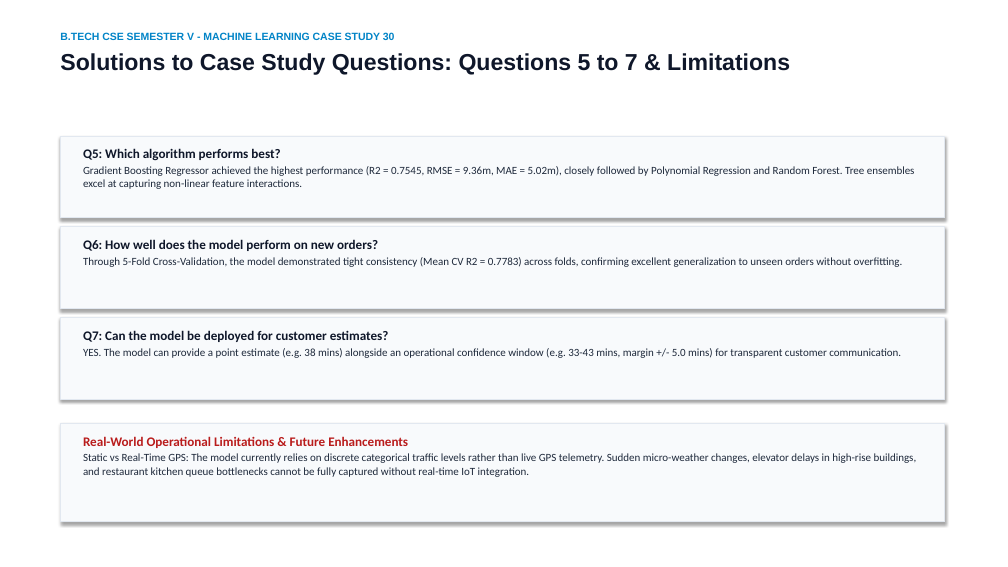
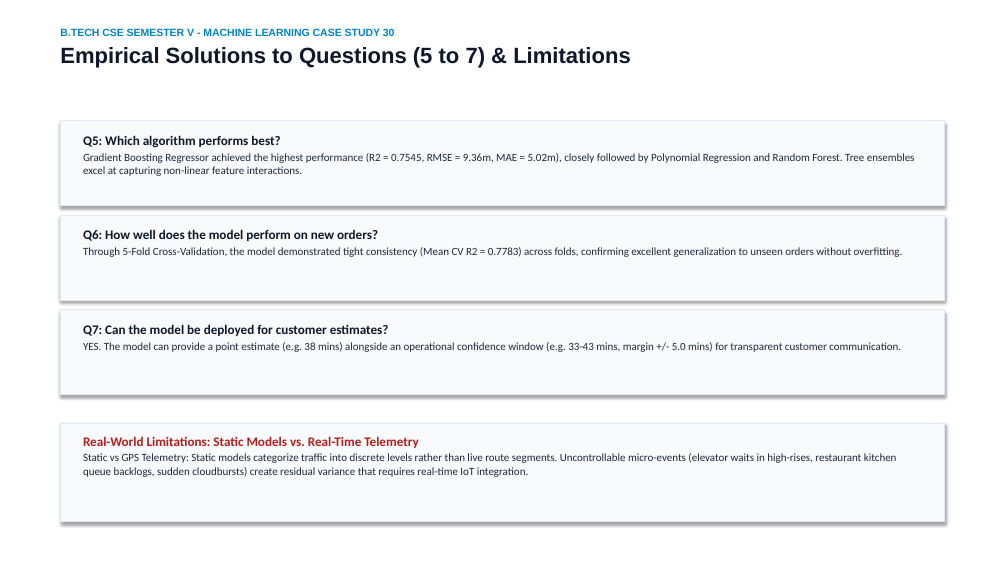
Before and after one commit to Rizwan2611/food-delivery-time-prediction, a slide deck: slide 15 of Food_Delivery_Time_Prediction_Presentation.pptx. Drawn at 1008x567 pixels with LibreOffice and Linux fonts; fonts in the diff are those of the drawing. Boxes give left, top, right and bottom in pixels: in the first picture for what was removed or moved away, otherwise in the second. Text is boxed around its words. In the diff, an @@ line names an element or a change of style, - is before the commit and + after.

```diff
--- a/Food_Delivery_Time_Prediction_Presentation.pptx
+++ b/Food_Delivery_Time_Prediction_Presentation.pptx
@@ text at box(60, 28, 395, 36): less space between paragraphs @@
@@ text at box(60, 47, 630, 68): text changed; size 22 to 21 pt @@
-Solutions to Case Study Questions: Questions 5 to 7 & Limitations
+Empirical Solutions to Questions (5 to 7) & Limitations
@@ rectangle: place and size @@
-rectangle at box(60, 136, 945, 218)
+rectangle at box(60, 121, 945, 206)
@@ text "Q5: Which algorithm performs best?": place and size @@
-text "Q5: Which algorithm performs best?" at box(83, 148, 915, 189)
+text "Q5: Which algorithm performs best?" at box(83, 135, 915, 176)
@@ rectangle: place and size @@
-rectangle at box(60, 227, 945, 309)
+rectangle at box(60, 216, 945, 300)
@@ text "Q6: How well does the ...": place and size @@
-text "Q6: How well does the ..." at box(83, 239, 903, 267)
+text "Q6: How well does the ..." at box(83, 229, 903, 257)
@@ rectangle: place and size @@
-rectangle at box(60, 318, 945, 399)
+rectangle at box(60, 310, 945, 395)
@@ text "Q7: Can the model be ...": place and size @@
-text "Q7: Can the model be ..." at box(83, 330, 901, 358)
+text "Q7: Can the model be ..." at box(83, 324, 901, 352)
@@ text at box(83, 436, 897, 477): text changed @@
-Real-World Operational Limitations & Future Enhancements
-Static vs Real-Time GPS: The model currently relies on discrete categorical traffic levels rather than live GPS telemetry. Sudden micro-weather changes, elevator delays in high-rise buildings, and restaurant kitchen queue bottlenecks cannot be fully captured without real-time IoT integration.
+Real-World Limitations: Static Models vs. Real-Time Telemetry
+Static vs GPS Telemetry: Static models categorize traffic into discrete levels rather than live route segments. Uncontrollable micro-events (elevator waits in high-rises, restaurant kitchen queue backlogs, sudden cloudbursts) create residual variance that requires real-time IoT integration.
```
Also in this commit, not shown: 10 other slides changed, 5 slides added, 5 slides removed, 14 other files.
